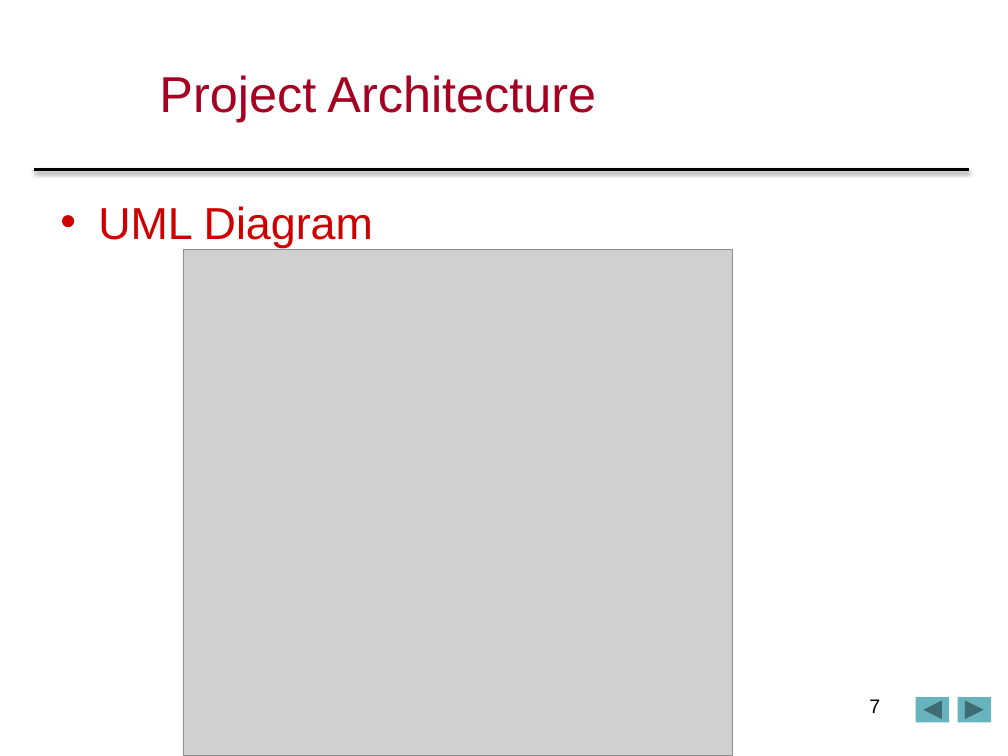
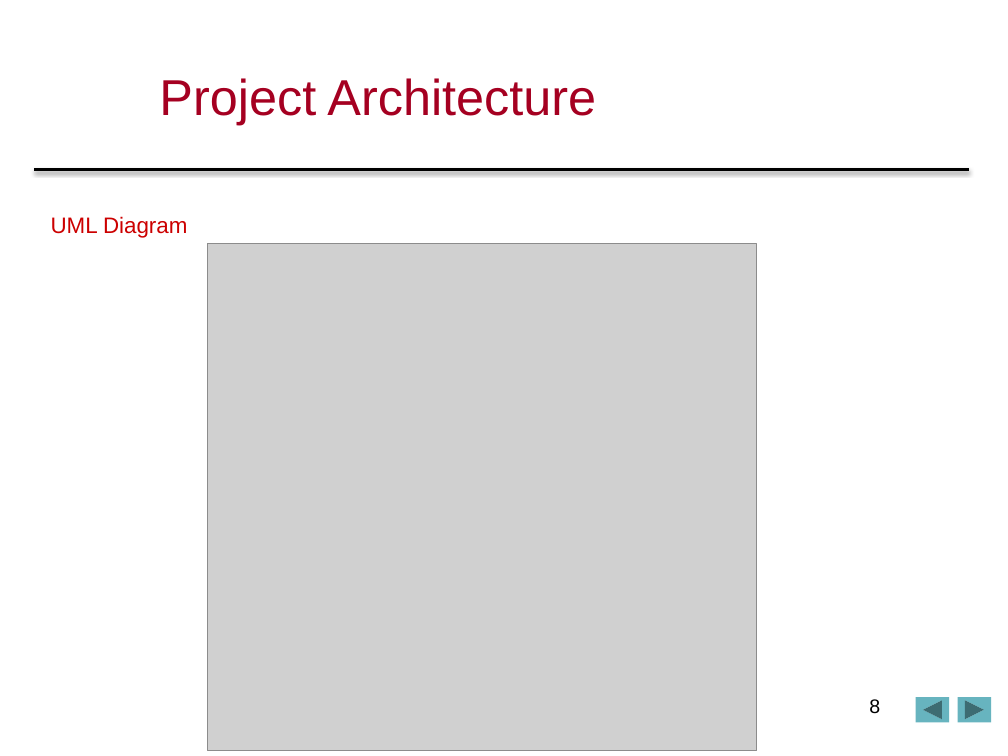
Before and after one commit to sonialin/comp433p2p3, a slide deck: slide 8 of comp433p2p3/COMP433FinalPPT.pptx (slide 7 before the commit). Drawn at 1008x756 pixels with LibreOffice and Linux fonts; fonts in the diff are those of the drawing; grey boxes stand for pictures; background and template pictures are left out. Boxes give left, top, right and bottom in pixels: in the first picture for what was removed or moved away, otherwise in the second. Text is boxed around its words. In the diff, an @@ line names an element or a change of style, - is before the commit and + after.

Commit message:
modified PPT

```diff
--- a/comp433p2p3/COMP433FinalPPT.pptx
+++ b/comp433p2p3/COMP433FinalPPT.pptx
@@ text "UML Diagram": place and size @@
-text "UML Diagram" at [98,206,373,248]
+text "UML Diagram" at [51,216,187,238]
@@ text "UML Diagram" at [51,216,187,238]: size 32 to 16 pt; bullet • to none; more space between paragraphs @@
@@ picture: place and size @@
-picture at [183,249,733,756]
+picture at [207,244,756,751]
@@ page number at [869,699,880,714]: text changed @@
-7
+8
```
Also in this commit, not shown: 4 other slides changed, 1 slide added, 1 slide removed.
